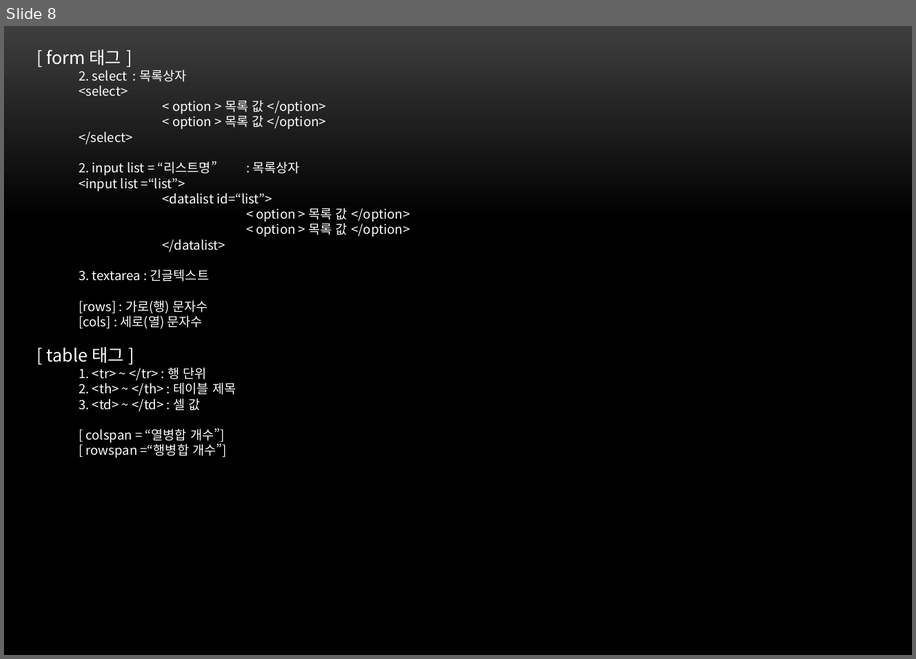
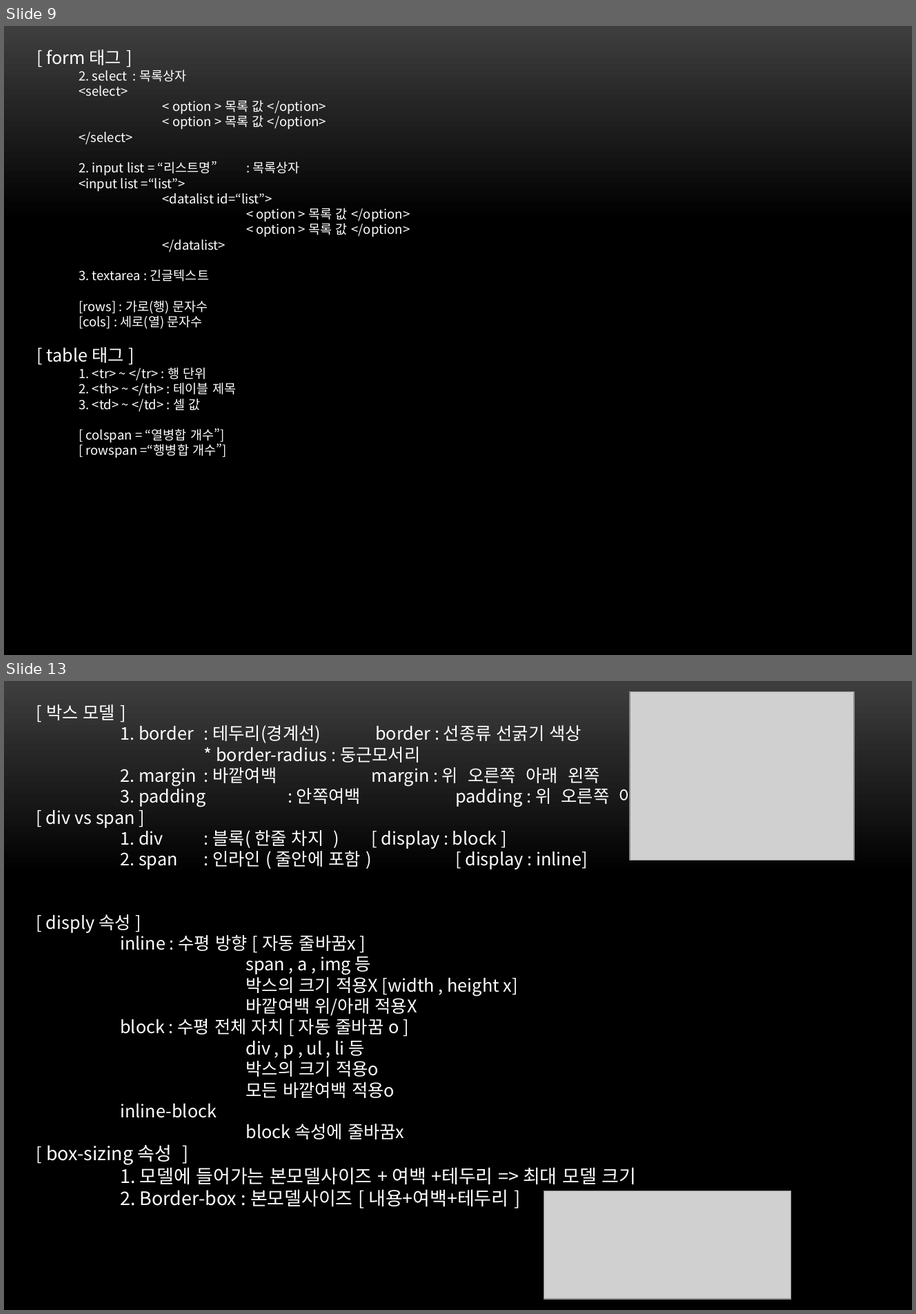
Before and after one commit to itdanja/web_ezen_1, a slide deck: front/src/main/webapp/web.pptx. Shown one above the other, each under a label of ours: slide 8 before the commit, slides 9 and 13 after it; the slides between them are not shown. The pictures are 916x659 and 916x1314 pixels, drawn with LibreOffice and Linux fonts; fonts in the diff are those of the drawing; grey boxes stand for pictures; background and template pictures are left out. Boxes give left, top, right and bottom in pixels: in the first picture for what was removed or moved away, otherwise in the second. Text is boxed around its words. In the diff, an @@ line names an element or a change of style, - is before the commit and + after.

```diff
--- a/front/src/main/webapp/web.pptx
+++ b/front/src/main/webapp/web.pptx
@@ slide 13 added at bbox=[4, 681, 912, 1310], background picture (left out) @@
@@ picture added at bbox=[631, 692, 855, 860] @@
@@ text added at bbox=[46, 704, 651, 1206], 15 pt, text #FFFFFF @@
+[ 박스 모델 ]
+1. border : 테두리(경계선) border : 선종류 선굵기 색상
+* border-radius : 둥근모서리
+2. margin : 바깥여백 margin : 위 오른쪽 아래 왼쪽
+3. padding : 안쪽여백 padding : 위 오른쪽 아래 왼쪽
+[ div vs span ]
+1. div : 블록( 한줄 차지 ) [ display : block ]
+2. span : 인라인 ( 줄안에 포함 ) [ display : inline]
+[ disply 속성 ]
+inline : 수평 방향 [ 자동 줄바꿈x ]
+  span , a , img 등
+  박스의 크기 적용X [width , height x]
+  바깥여백 위/아래 적용X
+block : 수평 전체 자치 [ 자동 줄바꿈 o ]
+  div , p , ul , li 등
+  박스의 크기 적용o
+  모든 바깥여백 적용o
+inline-block
+  block 속성에 줄바꿈x
+[ box-sizing 속성 ]
+1. 모델에 들어가는 본모델사이즈 + 여백 +테두리 => 최대 모델 크기
+2. Border-box : 본모델사이즈 [ 내용+여백+테두리 ]
@@ picture added at bbox=[544, 1191, 791, 1299] @@
@@ what was slide 8 is now slide 9 @@
```
Also in this commit, not shown: 3 slides changed, 7 other slides added, 1 other file.
